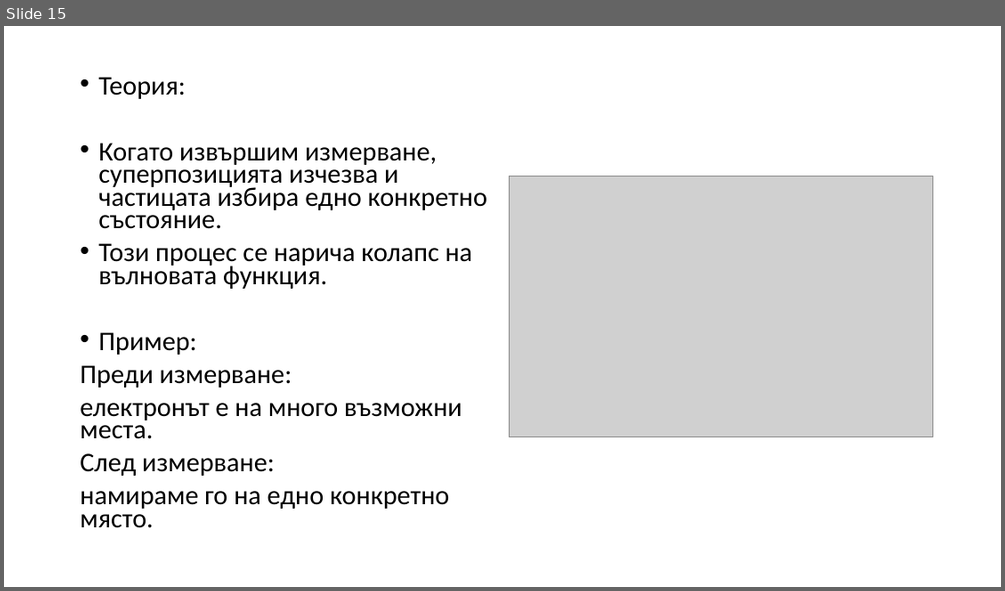
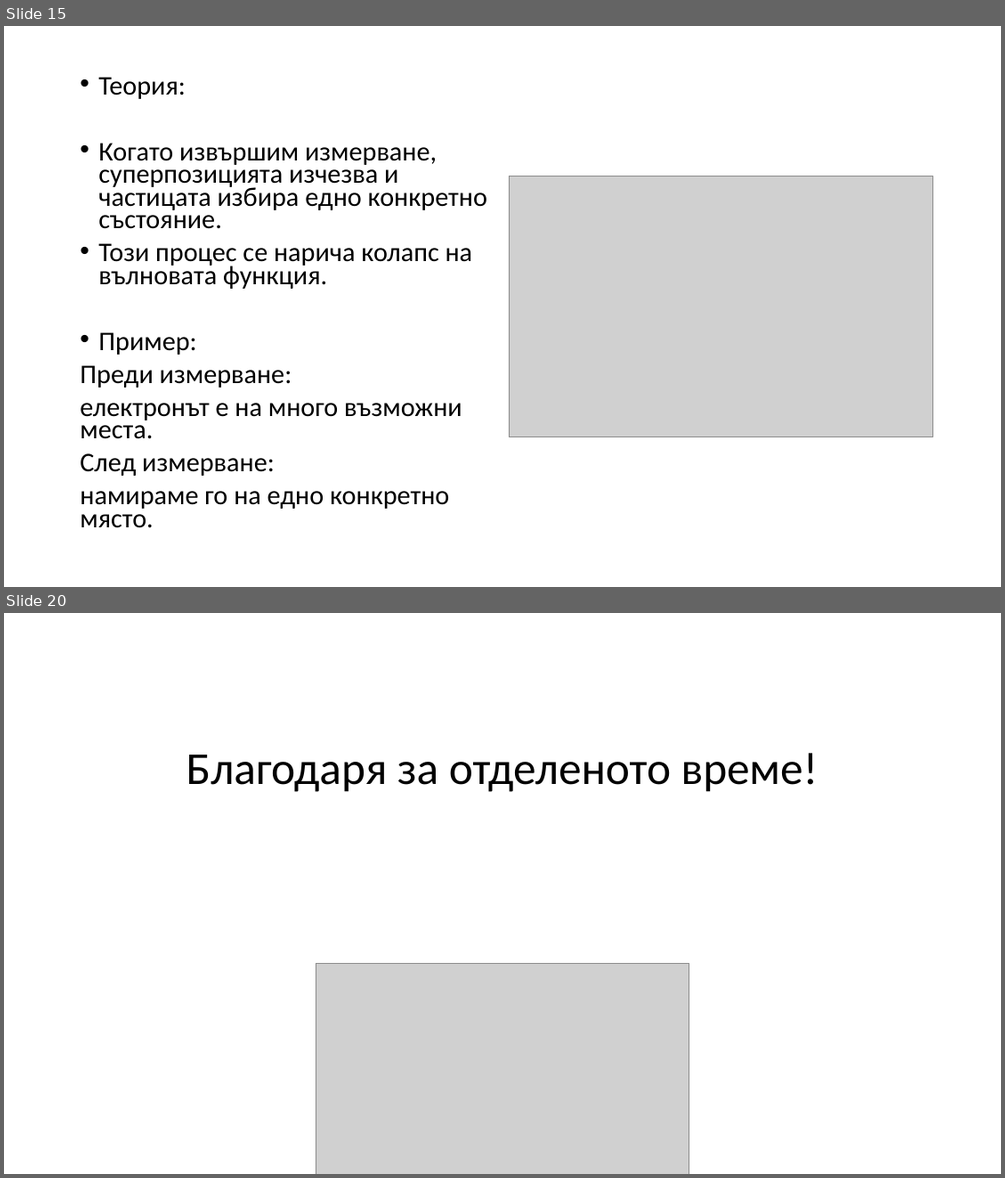
Before and after one commit to LAB5fire/PPQM, a slide deck: kvantova vizika.pptx. Shown one above the other, each under a label of ours: slide 15 before the commit, slides 15 and 20 after it; the slides between them are not shown. The pictures are 1005x591 and 1005x1178 pixels, drawn with LibreOffice and Linux fonts; fonts in the diff are those of the drawing; grey boxes stand for pictures. Boxes give left, top, right and bottom in pixels: in the first picture for what was removed or moved away, otherwise in the second. Text is boxed around its words. In the diff, an @@ line names an element or a change of style, - is before the commit and + after.

```diff
--- a/kvantova vizika.pptx
+++ b/kvantova vizika.pptx
@@ slide 20 added at box(4, 613, 1001, 1174), background #FFFFFF @@
@@ title added at box(186, 753, 818, 792), 44 pt, text #000000 @@
+Благодаря за отделеното време!
@@ picture added at box(316, 964, 689, 1174) @@
```
Also in this commit, not shown: 4 other slides added.
